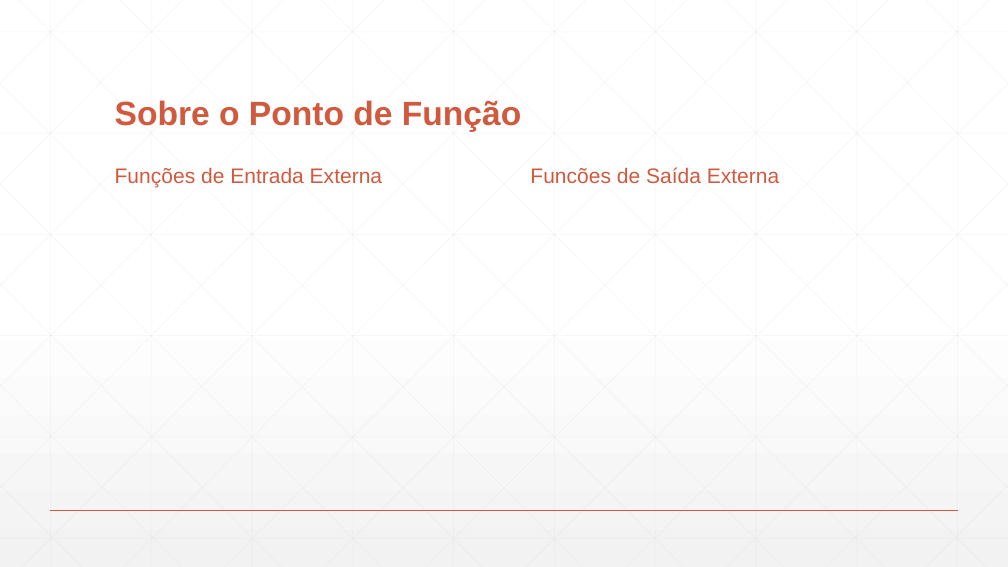
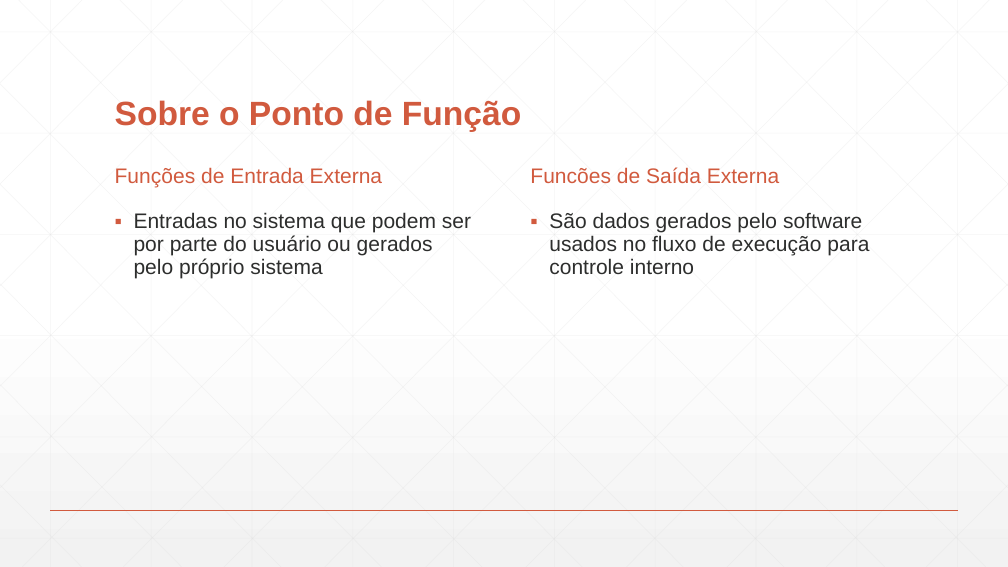
Before and after one commit to DudsNascimento/DuDente, a slide deck: slide 5 of Apresentação - Estimativas .pptx. Drawn at 1008x567 pixels with LibreOffice and Linux fonts; fonts in the diff are those of the drawing. Boxes give left, top, right and bottom in pixels: in the first picture for what was removed or moved away, otherwise in the second. Text is boxed around its words. In the diff, an @@ line names an element or a change of style, - is before the commit and + after.

Commit message:
Apresentação

```diff
--- a/Apresentação - Estimativas .pptx
+++ b/Apresentação - Estimativas .pptx
@@ text added at (134, 212, 471, 278), 20 pt, text #2D2E2D @@
+▪ Entradas no sistema que podem ser por parte do usuário ou gerados pelo próprio sistema
@@ text added at (549, 212, 869, 275), 20 pt, text #2D2E2D @@
+▪ São dados gerados pelo software usados no fluxo de execução para controle interno
```
Also in this commit, not shown: 2 other slides changed, 6 slides removed.
